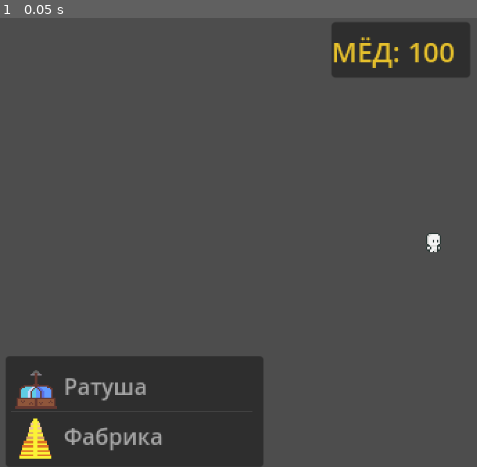
Above: before the commit, frame 1.
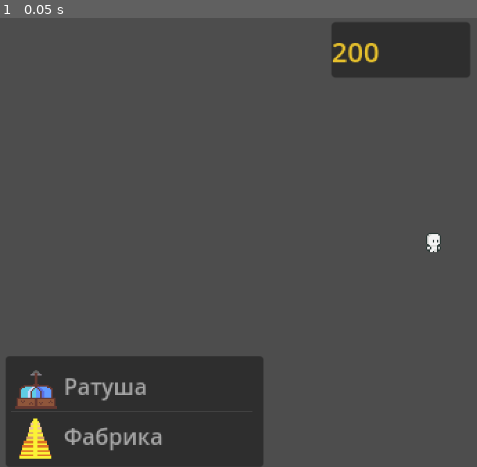
Above: after the commit, the same moment.

Repository: Tverksaac/Berloga-
Game: Godot game, scene res://scenes/main.tscn
The game is run twice, just before and just after one commit, with the same random seed, the same clock (stepped at 60 frames per second) and the same inputs.
Inputs:
- Up to frame 1 (0.05 s): no input

The runs differ from the first frame. In frame 1, 0.7% of the frame differs, in the area x 69-96%, y 4-12%.

Commit message:
Add files via upload

Diff:
--- a/медведи/project.godot
+++ b/медведи/project.godot
@@ -13,6 +13,15 @@
 config/name="Медведи"
 run/main_scene="res://scenes/main.tscn"
 config/features=PackedStringArray("4.3", "Forward Plus")
+
+[autoload]
+
+PlayerVariables="*res://scripts/PlayerVariables.gd"
+
+[editor]
+
+version_control/plugin_name="GitPlugin"
+version_control/autoload_on_startup=true
 
 [gui]
 
--- a/медведи/scenes/buildings.gd
+++ b/медведи/scenes/buildings.gd
@@ -5,12 +5,17 @@
 @onready var halls_node: Node2D = $"Ратуша"
 @onready var player: CharacterBody2D = $"../player"
 
-var fabrics_count
+var fabrics_count = 0
 var income : int = 0
 
 #await get_tree().create_timer(1).timeout
 func _ready():
-	pass
+
+	while PlayerVariables.is_income:
+		print(PlayerVariables.income)
+		await get_tree().create_timer(0.1).timeout
+		PlayerVariables.ChangeMoney(PlayerVariables.income / 10 * PlayerVariables.income_modifer)
+
 
 func _process(_delta: float) -> void:
-	pass
+	fabrics_count = fabrics_node.get_child_count()
--- a/медведи/scenes/main.gd
+++ b/медведи/scenes/main.gd
@@ -1,6 +1,6 @@
 extends Node2D
 
-const BUILDINGS = {
+var BUILDINGS = {
 	"Ратуша": {
 		icon = preload("res://sprites/BuildingsPNG/Hall.png"),
 		foreshadow_icon = preload("res://sprites/ForeshadowPNG/HallFore.png"),
@@ -15,6 +15,8 @@
 	}
 }
 
+
+@onready var label: Label = $player/Camera2D/Control/Panel/Label
 @onready var main: Node2D = $"."
 @onready var building_list: ItemList = $player/Camera2D/Control/BuildingList
 @onready var player: CharacterBody2D = $player
@@ -50,6 +52,7 @@
 			var building = scene.instantiate()
 			add_child(building)
 			current_building = building
+			building = null
 			placing_building = true
 			building_sprite  = current_building.get_node("Sprite2D")
 			building_name = building_list.get_item_text(buildNum)
@@ -61,18 +64,37 @@
 
 # Called every frame. 'delta' is the elapsed time since the previous frame.
 func _process(_delta: float) -> void:
+	PlayerVariables.UpdateMoney(label)
+
 	if placing_building and current_building:
 		var is_empty = current_building.get_overlapping_areas().is_empty()
 		var mouse_pos = get_global_mouse_position()
+
+		var is_able_to_place = func ():
+			if is_empty and PlayerVariables.honey >= building_cost:
+				return true
+			else:
+				return false
+
+
 		current_building.position.x = mouse_pos.x
 		current_building.position.y = PLACE_POS
-		if is_empty:
+
+
+		if is_able_to_place.call():
 			building_sprite.texture = building_path.foreshadow_icon
 		else:
 			building_sprite.texture = building_path.foreshadowUN_icon
 
-		if Input.is_action_just_pressed("place_building") and is_empty:
+		if Input.is_action_just_pressed("place_building") and is_able_to_place.call():
 			building_sprite.texture = building_path.icon
+			current_building.reparent(buildings_node.find_child(building_name))
+			building_path.cost *= 1.5
 			current_building = null
 			placing_building = false
 			building_list.deselect_all()
+			PlayerVariables.ChangeMoney(-building_cost)
+
+		elif Input.is_action_just_pressed("place_building") and not is_able_to_place.call():
+			DeselectBuilding()
+			building_list.deselect_all()
--- a/медведи/scenes/main.tscn
+++ b/медведи/scenes/main.tscn
@@ -95,3 +95,5 @@
 [node name="Ратуша" type="Node2D" parent="buildings"]
 
 [node name="Фабрика" type="Node2D" parent="buildings"]
+
+[node name="Building__" type="Node2D" parent="buildings"]
--- a/медведи/scenes/фабрика.gd
+++ b/медведи/scenes/фабрика.gd
@@ -3,9 +3,9 @@
 
 # Called when the node enters the scene tree for the first time.
 func _ready() -> void:
-	pass # Replace with function body.
-
-
+	tree_entered.connect(func ():
+		PlayerVariables.income += 10
+	)
 # Called every frame. 'delta' is the elapsed time since the previous frame.
 func _process(delta: float) -> void:
 	pass
--- /dev/null
+++ b/медведи/scripts/PlayerVariables.gd
@@ -0,0 +1,12 @@
+extends Node
+
+var honey = 200
+var income = 0
+var lose = 0
+var is_income = true
+var income_modifer = 1
+
+func ChangeMoney(value):
+	honey += value
+func UpdateMoney(node):
+	node.text = str(honey)
Not shown, added: медведи/addons/godot-git-plugin/plugin.cfg
Not shown, added: медведи/addons/godot-git-plugin/LICENSE
Not shown, added: медведи/addons/godot-git-plugin/THIRDPARTY.md
Not shown, added: медведи/addons/godot-git-plugin/git_plugin.gdextension
Not shown, added: медведи/addons/godot-git-plugin/linux/libgit_plugin.linux.editor.x86_64.so
Not shown, added: медведи/addons/godot-git-plugin/macos/libgit_plugin.macos.editor.universal.dylib
Not shown, added: медведи/addons/godot-git-plugin/win64/libgit_plugin.windows.editor.x86_64.dll
Not shown, added: медведи/addons/godot-git-plugin/win64/libgit_plugin.windows.editor.x86_64.exp
Not shown, added: медведи/addons/godot-git-plugin/win64/libgit_plugin.windows.editor.x86_64.lib
